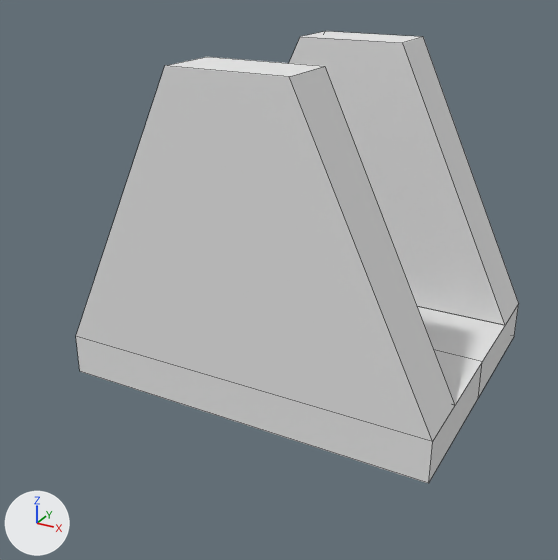
What one commit did to the Blender file Assets/Prefabs/SixAxisRobot/Models/ElbowJoint.blend.
Rendered twice from a 50 mm camera at (3.24, -6.49, 3.82) aimed at (-0.13, -0.37, 0.76). The lights are fixed; the arrows at lower left show +X, +Y and +Z. Mesh edges are drawn as thin lines.

Script lines for the objects in view, before the commit:
```python
me_cube = bpy.data.meshes.new('Cube')
me_cube.from_pydata(...)  # 32 vertices, 28 faces; spans x -0.8..0.8, y -1.0..1.0, z -1.0..14.4
me_cube.materials.append(mat_material)  # white #e7e7e7
ob_cube = bpy.data.objects.new('Cube', me_cube)
ob_cube.location = (0.0, 0.0, 0.0)
ob_cube.scale = (2.32, 1.45, 0.203)
```
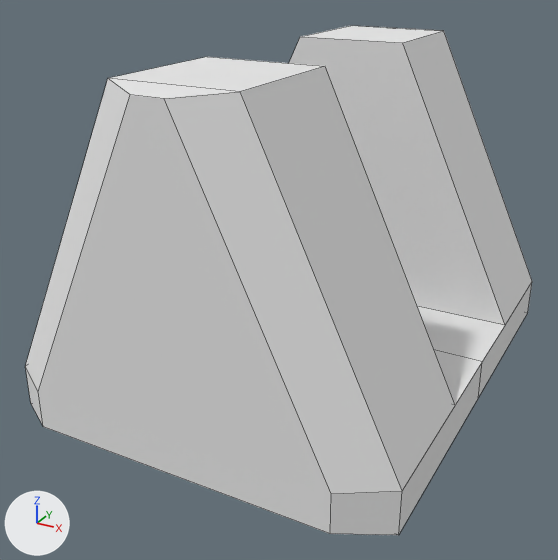
Where the change shows, as pixel boxes (x1, y1, x2, y2) in the pictures (558 x 560 px):
'Cube', reshaped (14% wider, 12% taller)
    before: (76, 31, 519, 484)
    after: (25, 26, 532, 535)

The edits, one by one:
me_cube is used by ob_cube; location (0.0, 0.0, 0.0); scale (2.32, 1.45, 0.203).
me_cube had 32 vertices, 28 faces and spanned x -0.8..0.8, y -1.0..1.0, z -1.0..14.4.
me_cube now has 36 vertices, 30 faces and spans x -0.8..0.8, y -1.7..1.7, z -1.0..14.4.
Part 1, on me_cube:
16 vertices are removed from x -0.8..0.8, y -1.0..1.0, z -1.0..14.4.
26 faces are deleted.
4 vertices move from x -0.8..0.8, y -1.0..1.0, z 1.0 to x -0.8..0.8, y -1.5..1.5, z 1.0.
20 vertices are added at x -0.8..0.8, y -1.7..1.7, z -1.0..14.4.
28 new faces join them.
